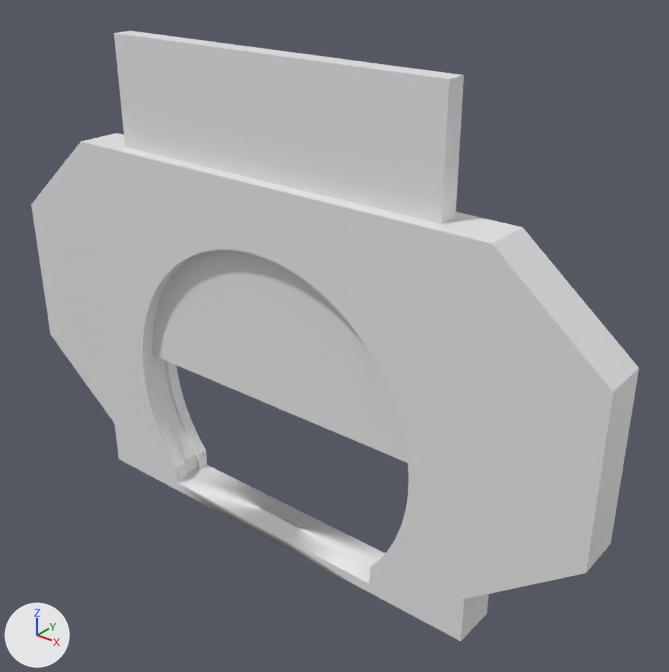
The FBX model GameJam_Itch_io/Assets/Assets/Meshes/Door.fbx, before and after one commit.
Rendered twice from a 50 mm camera at (11.83, -6.46, 13.28) aimed at (1.07, 7.0, 4.94). The axes (+X, +Y, +Z) are drawn at lower left. The lights are the same throughout. Where no turn or scale is listed for an object, it has been applied to the vertices.

The first picture shows 'Door_Inside', 'Door_Outside'.
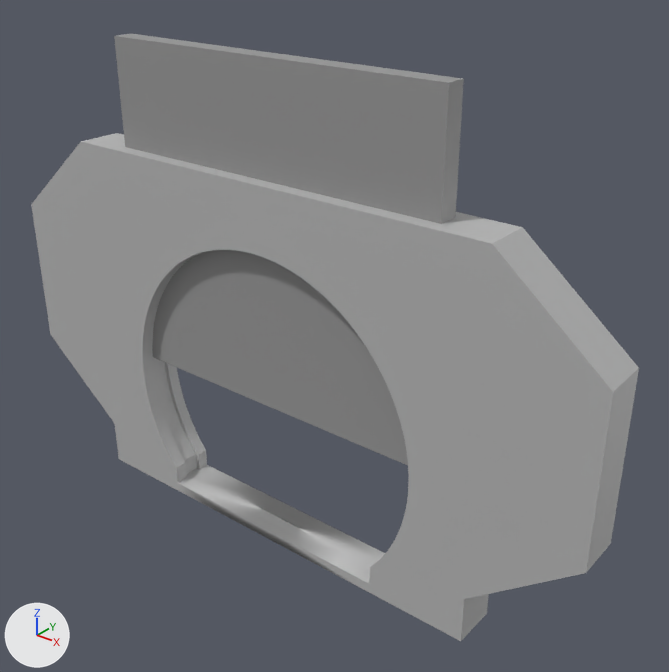
What differs and where, as boxes [x1, y1, x2, y2] in the pictures (669 x 672 px):
'Door_Outside', recoloured, surface changed
    both: [31, 133, 639, 641]
'Door_Inside', recoloured, surface changed, moved
    before: [114, 31, 464, 463]
    after: [114, 34, 464, 465]

Patch to the scene script:
```diff
--- a/GameJam_Itch_io/Assets/Assets/Meshes/Door.fbx.py
+++ b/GameJam_Itch_io/Assets/Assets/Meshes/Door.fbx.py
@@ img_modulair_base_map_png @@
+img_modulair_base_map_png = load_image('Modulair_Base_Map.png', '../Materials/Textures/Modulair_Base_Map.png', 2048, 2048, 'sRGB')
@@ mat_main_material @@
+mat_main_material = principled_material('MAIN_Material')
+mat_main_material.texture = img_modulair_base_map_png
@@ me_cube_005 @@
 me_cube_005.from_pydata(...)  # 8 vertices, 6 faces; spans x -4.02..4.02, y -0.22..0.22, z -4.02..3.27
 # used by ob_door_inside; location = (0.0, 6.37, 7.31)
+# me_cube_005 part 2: texture (UV) coordinates of 6 of 6 faces, centred in x -4.02..4.02, y -0.22..0.22, z -4.02..3.27, changed; they spanned u 0.12..0.88, v 0.0..1.0 and now span u 0.39..0.6, v 0.1..0.51
+me_cube_005.materials.append(mat_main_material)  # picture img_modulair_base_map_png
@@ me_cube_003 @@
 me_cube_003.from_pydata(...)  # 522 vertices, 607 faces; spans x -7.42..7.42, y -1.0..0.0, z -0.98..7.3
 # used by ob_door_outside; location = (0.0, 6.85, 0.94)
+# me_cube_003 part 1: texture (UV) coordinates of 607 of 607 faces, centred in x -7.42..7.42, y -1.0..0.0, z -0.98..7.29, changed; they spanned u 0.0..1.0, v 0.0..1.0 and now span u 0.72..0.95, v 0.27..0.44
+me_cube_003.materials.append(mat_main_material)  # picture img_modulair_base_map_png
@@ ob_door_inside @@
 ob_door_inside = bpy.data.objects.new('Door_Inside', me_cube_005)
-ob_door_inside.location = (0.0, 6.37, 7.31)
+ob_door_inside.location = (0.0, 6.37, 7.26)
```
